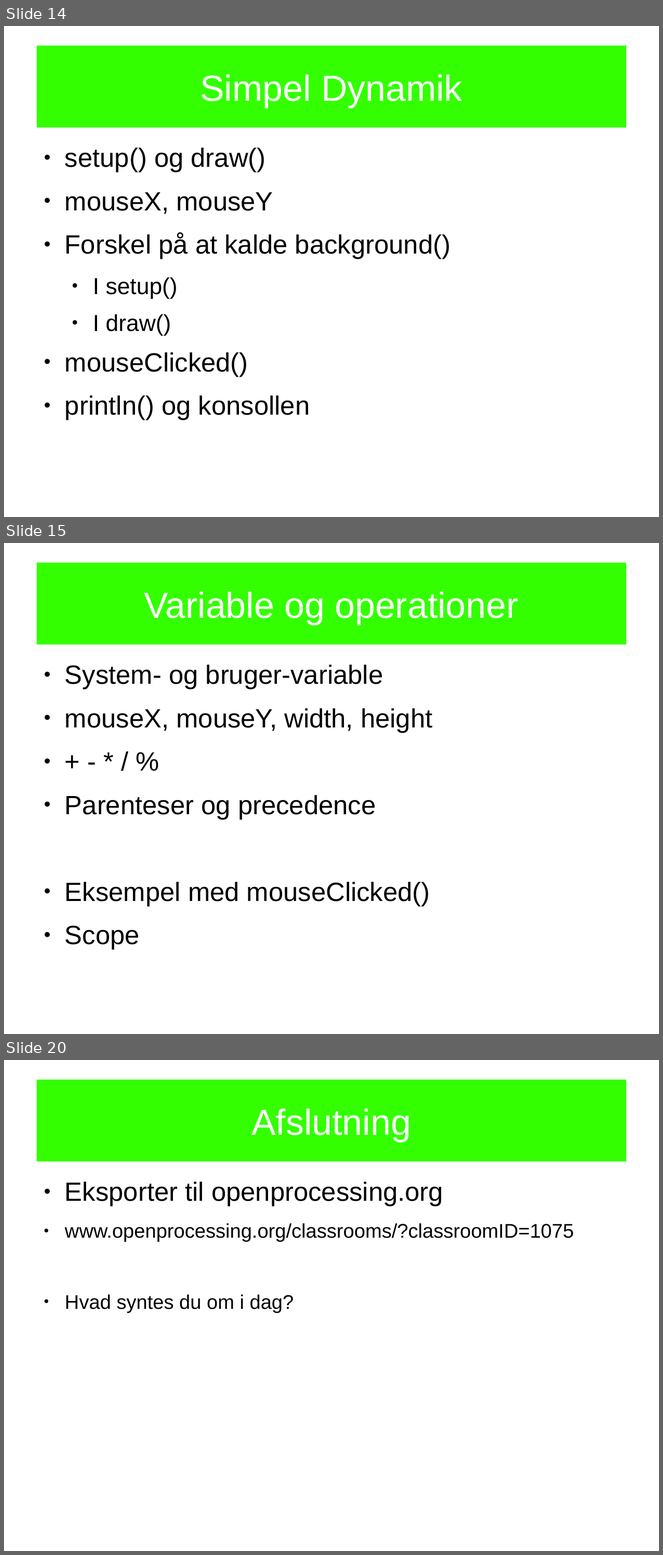
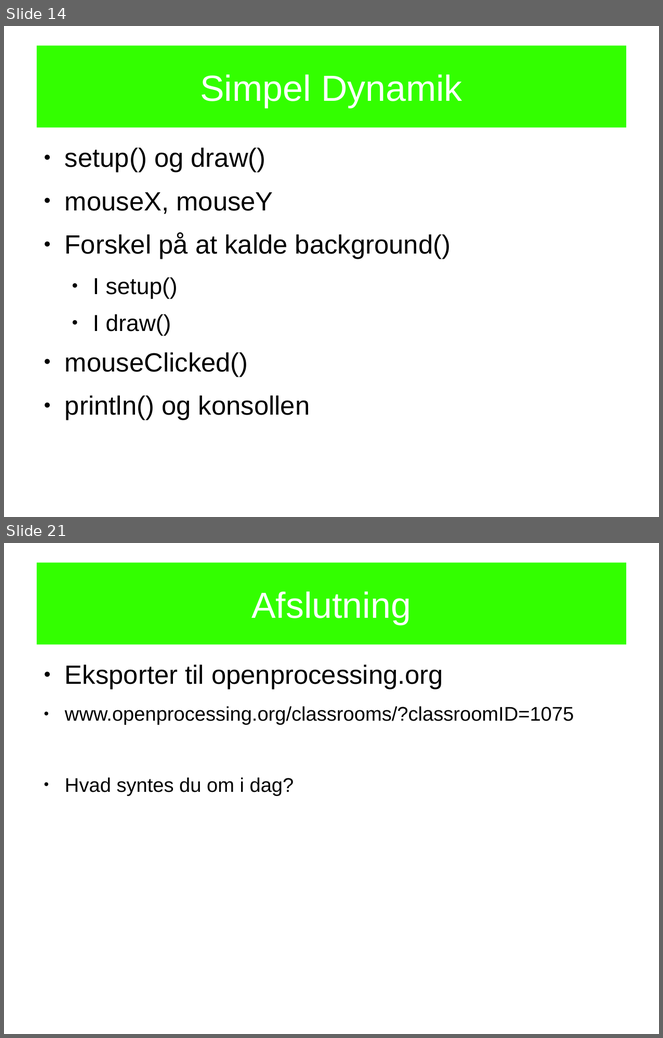
Before and after one commit to openspaceaarhus/Processing-workshops, a slide deck: slides/workshop1/workshop1.odp. Shown one above the other, each under a label of ours: slides 14, 15 and 20 before the commit, slides 14 and 21 after it; the slides between them are not shown. The pictures are 663x1555 and 663x1038 pixels, drawn with LibreOffice and Linux fonts; fonts in the diff are those of the drawing. Boxes give left, top, right and bottom in pixels: in the first picture for what was removed or moved away, otherwise in the second. Text is boxed around its words. In the diff, an @@ line names an element or a change of style, - is before the commit and + after.

```diff
--- a/slides/workshop1/workshop1.odp
+++ b/slides/workshop1/workshop1.odp
@@ slide 15 removed at box(4, 543, 659, 1034), background #FFFFFF @@
@@ title removed at box(37, 563, 626, 645) @@
-Variable og operationer
@@ text removed at box(65, 665, 432, 950) @@
-● System- og bruger-variable
-● mouseX, mouseY, width, height
-● + - * / %
-● Parenteser og precedence
-● Eksempel med mouseClicked()
-● Scope
@@ what was slide 20 is now slide 21 @@
```
Also in this commit, not shown: 9 slides changed, 2 slides added, 1 other file.
